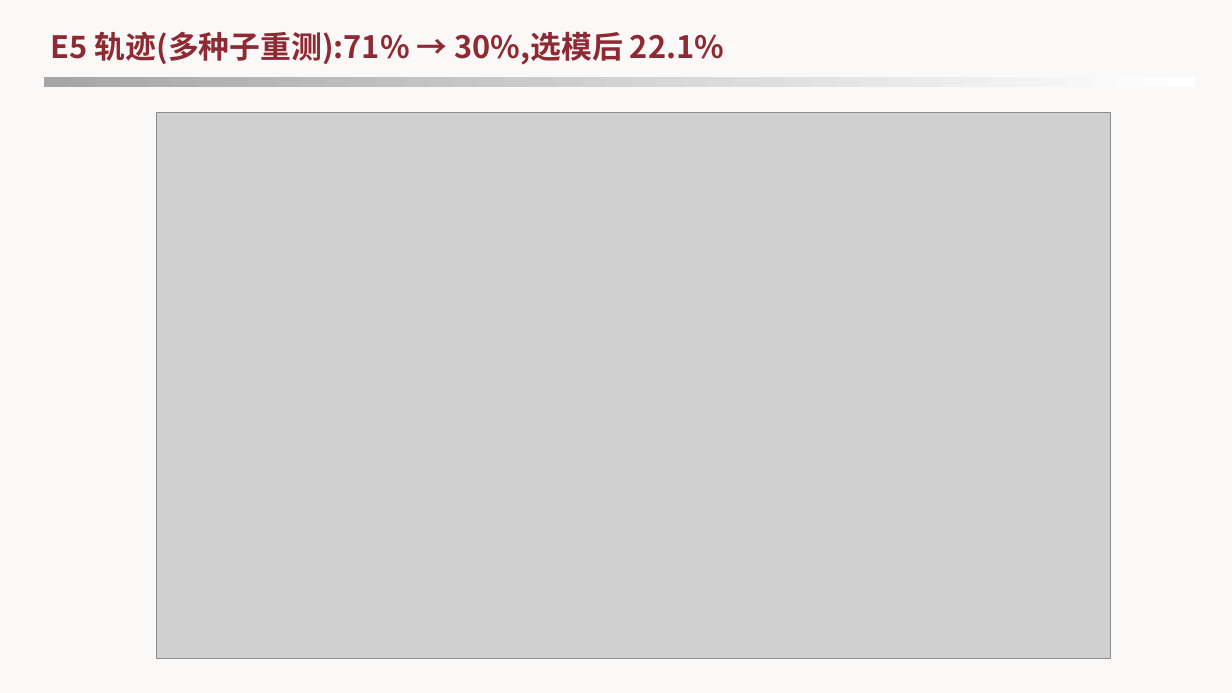
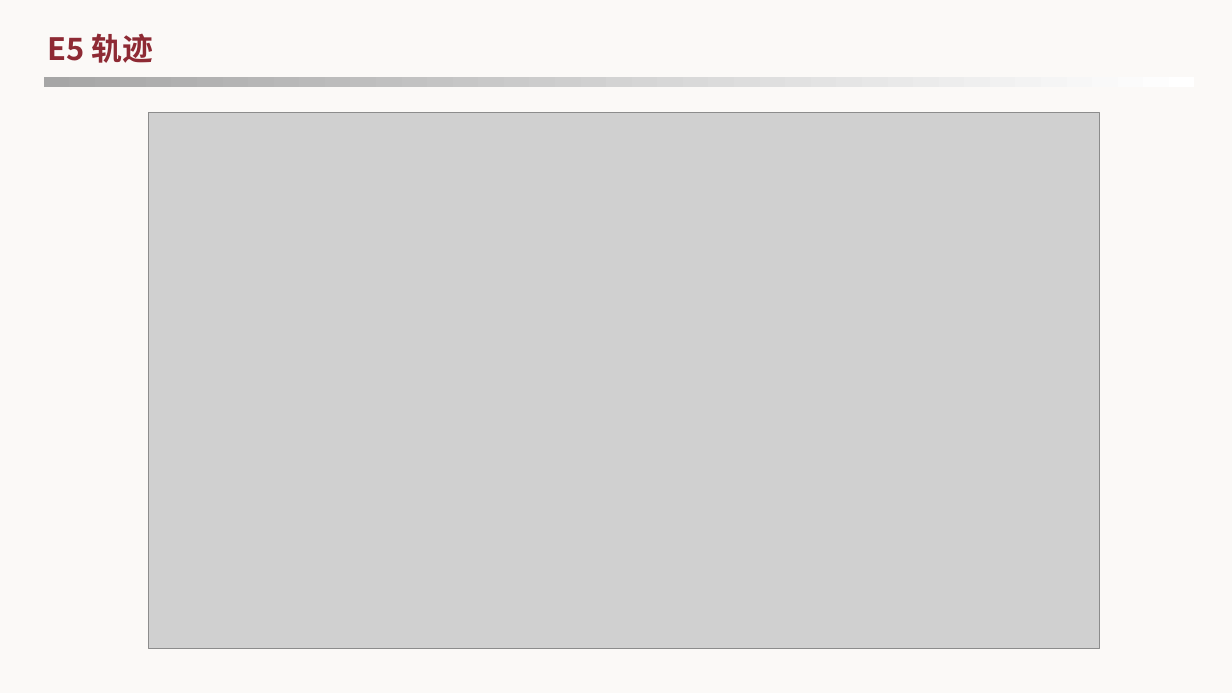
Before and after one commit to zycdengdeng/FFY, a slide deck: slide 13 of 每周汇报/13_08_2026第二周汇报_数据收口与生成闭环.pptx. Drawn at 1232x693 pixels with LibreOffice and Linux fonts; fonts in the diff are those of the drawing; grey boxes stand for pictures; background and template pictures are left out. Boxes give left, top, right and bottom in pixels: in the first picture for what was removed or moved away, otherwise in the second. Text is boxed around its words. In the diff, an @@ line names an element or a change of style, - is before the commit and + after.

```diff
--- a/每周汇报/13_08_2026第二周汇报_数据收口与生成闭环.pptx
+++ b/每周汇报/13_08_2026第二周汇报_数据收口与生成闭环.pptx
@@ text at <box>47,33,154,63</box>: text changed @@
-E5 轨迹(多种子重测):71% → 30%,选模后 22.1%
+E5 轨迹
@@ picture: place and size @@
-picture at <box>157,113,1112,659</box>
+picture at <box>149,113,1100,649</box>
```
Also in this commit, not shown: 4 other slides changed.
